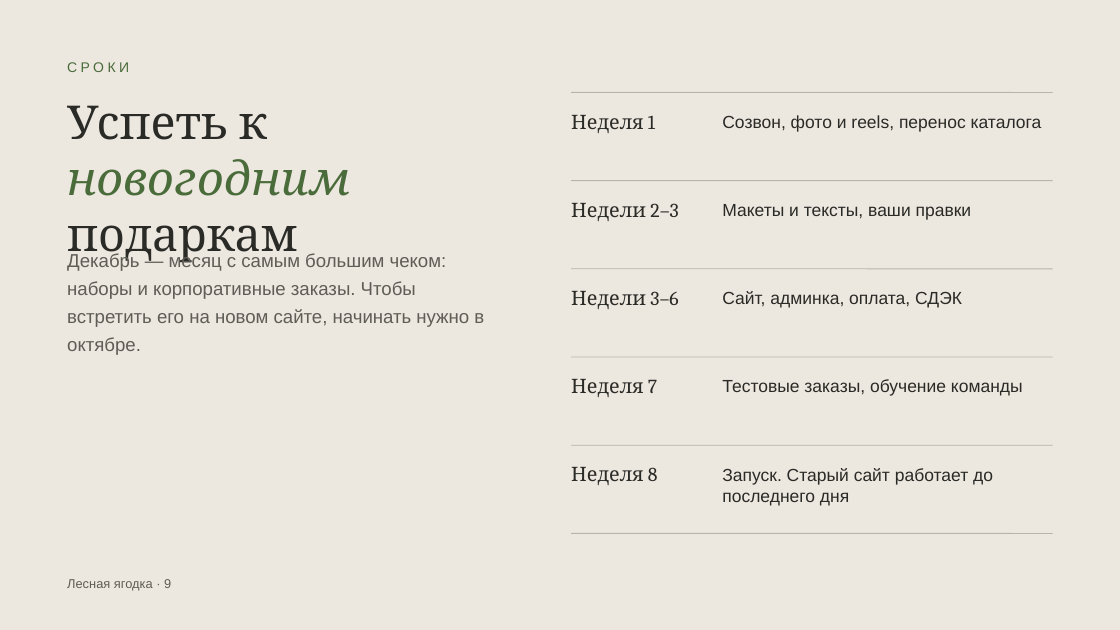
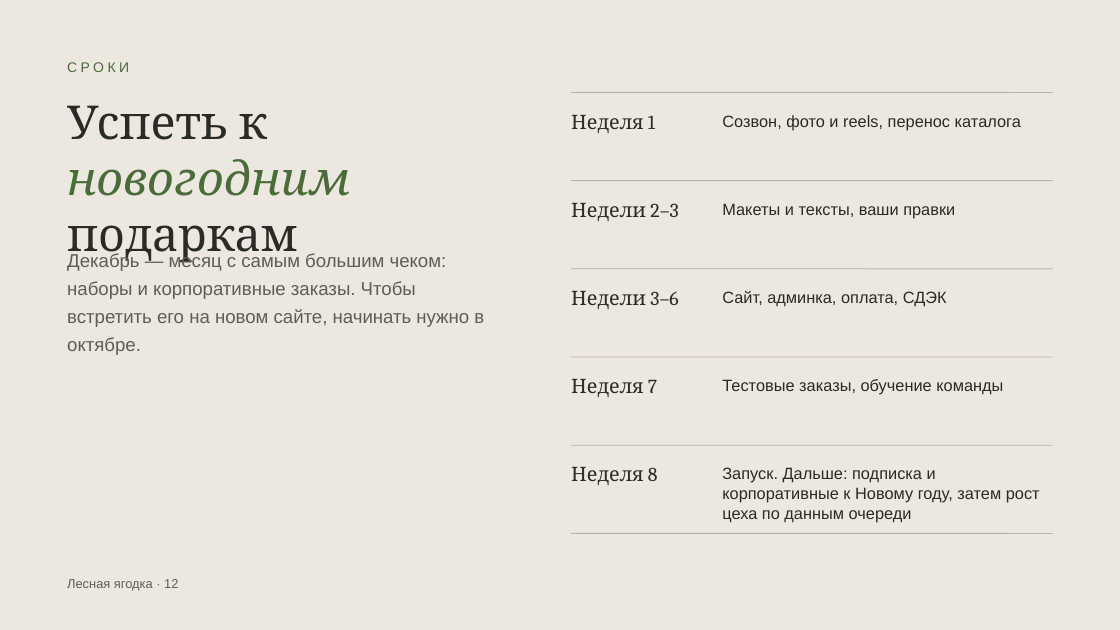
Before and after one commit to ellischment/svoya_ferma, a slide deck: slide 12 of docs/preview/lesnaya-yagodka-predlozhenie.pptx (slide 10 before the commit). Drawn at 1120x630 pixels with LibreOffice and Linux fonts; fonts in the diff are those of the drawing. Boxes give left, top, right and bottom in pixels: in the first picture for what was removed or moved away, otherwise in the second. Text is boxed around its words. In the diff, an @@ line names an element or a change of style, - is before the commit and + after.

```diff
--- a/docs/preview/lesnaya-yagodka-predlozhenie.pptx
+++ b/docs/preview/lesnaya-yagodka-predlozhenie.pptx
@@ size 15 to 14 pt in 4 elements at (x1=722, y1=379, x2=1003, y2=395), (x1=722, y1=115, x2=1021, y2=130), (x1=722, y1=203, x2=955, y2=219), (x1=722, y1=291, x2=947, y2=307) @@
@@ text at (x1=722, y1=467, x2=1040, y2=522): text changed; size 15 to 14 pt @@
-Запуск. Старый сайт работает до последнего дня
+Запуск. Дальше: подписка и корпоративные к Новому году, затем рост цеха по данным очереди
@@ text at (x1=67, y1=579, x2=178, y2=591): text changed @@
-Лесная ягодка · 9
+Лесная ягодка · 12
```
Also in this commit, not shown: 8 other slides changed, 3 slides added, 1 slide removed.
